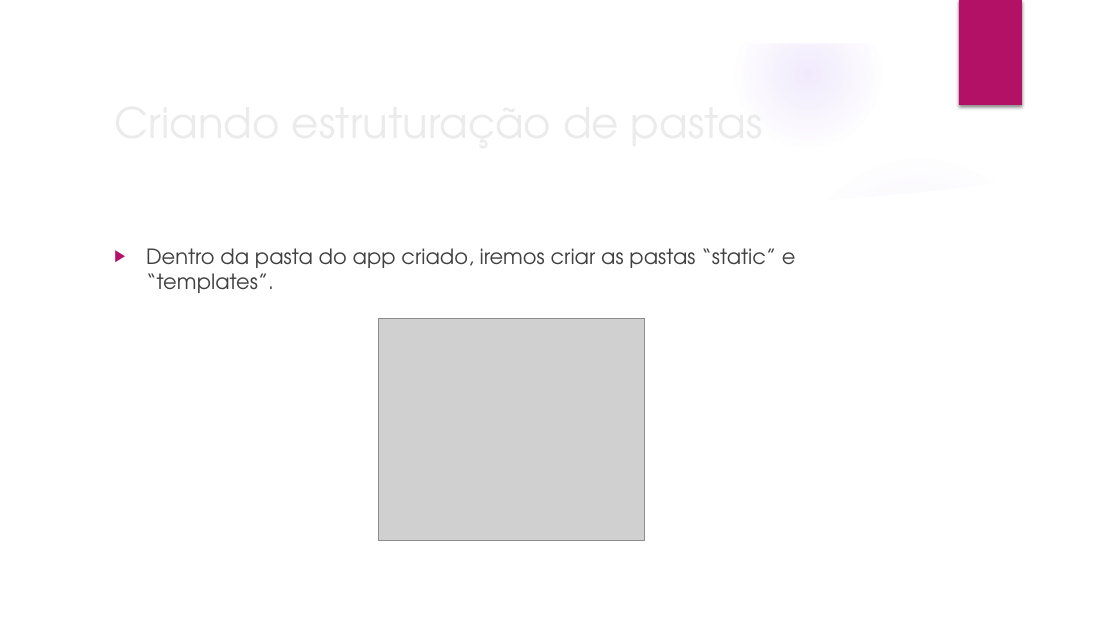
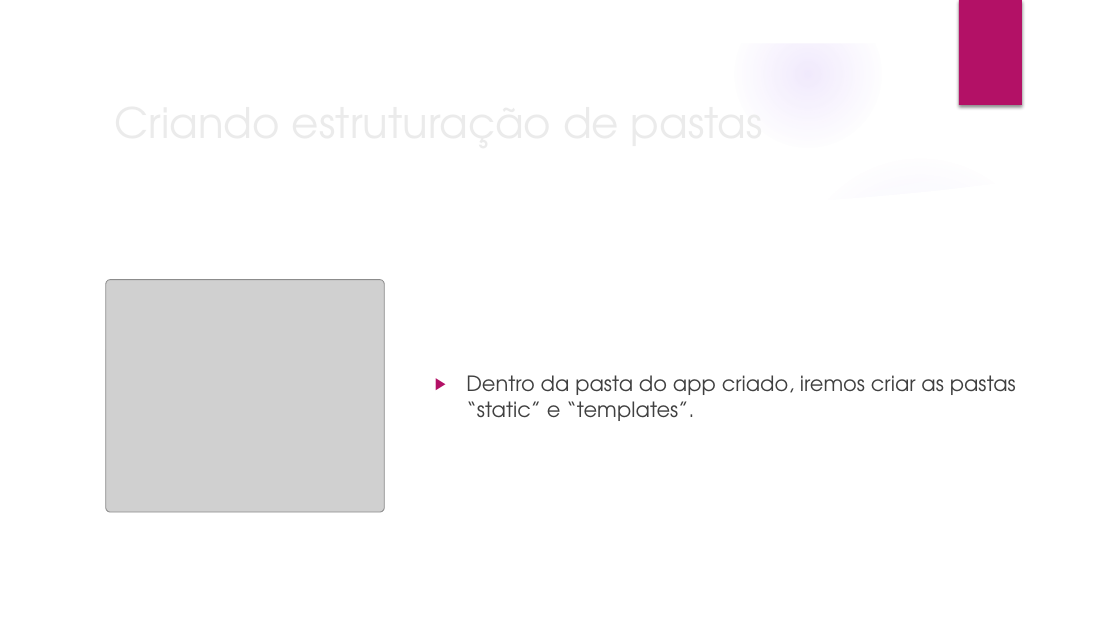
Before and after one commit to CangacoTech/Oficina_Back-End, a slide deck: slide 12 of utilitarios/Cangaço Dev – 24-08.pptx. Drawn at 1120x630 pixels with LibreOffice and Linux fonts; fonts in the diff are those of the drawing; grey boxes stand for pictures; background and template pictures are left out. Boxes give left, top, right and bottom in pixels: in the first picture for what was removed or moved away, otherwise in the second. Text is boxed around its words. In the diff, an @@ line names an element or a change of style, - is before the commit and + after.

```diff
--- a/utilitarios/Cangaço Dev – 24-08.pptx
+++ b/utilitarios/Cangaço Dev – 24-08.pptx
@@ text "Dentro da pasta do app ...": place and size @@
-text "Dentro da pasta do app ..." at (146, 248, 796, 293)
+text "Dentro da pasta do app ..." at (466, 375, 943, 421)
@@ text "Dentro da pasta do app ..." at (466, 375, 943, 421): vertical alignment top to middle @@
@@ picture: place and size @@
-picture at (378, 318, 644, 540)
+picture at (106, 280, 385, 513)
```
Also in this commit, not shown: 2 other slides changed, 9 slides added.
